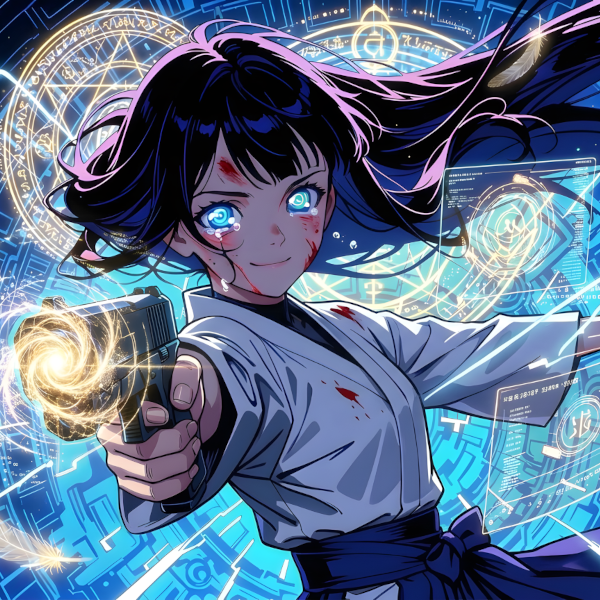
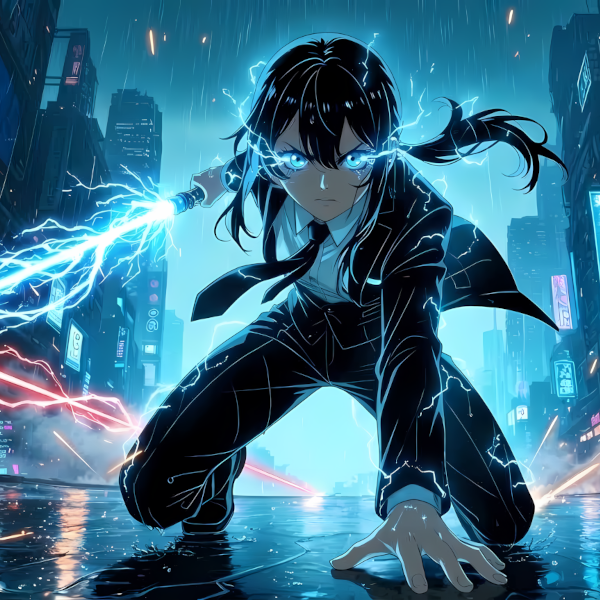
Comparing the layer stacks of the two 600 × 600 images. Changes:
added layer "JUSTICE_keyvisual.png" above "Shooting_Me_keyvisual.png" over left=0, top=0, right=600, bottom=600
